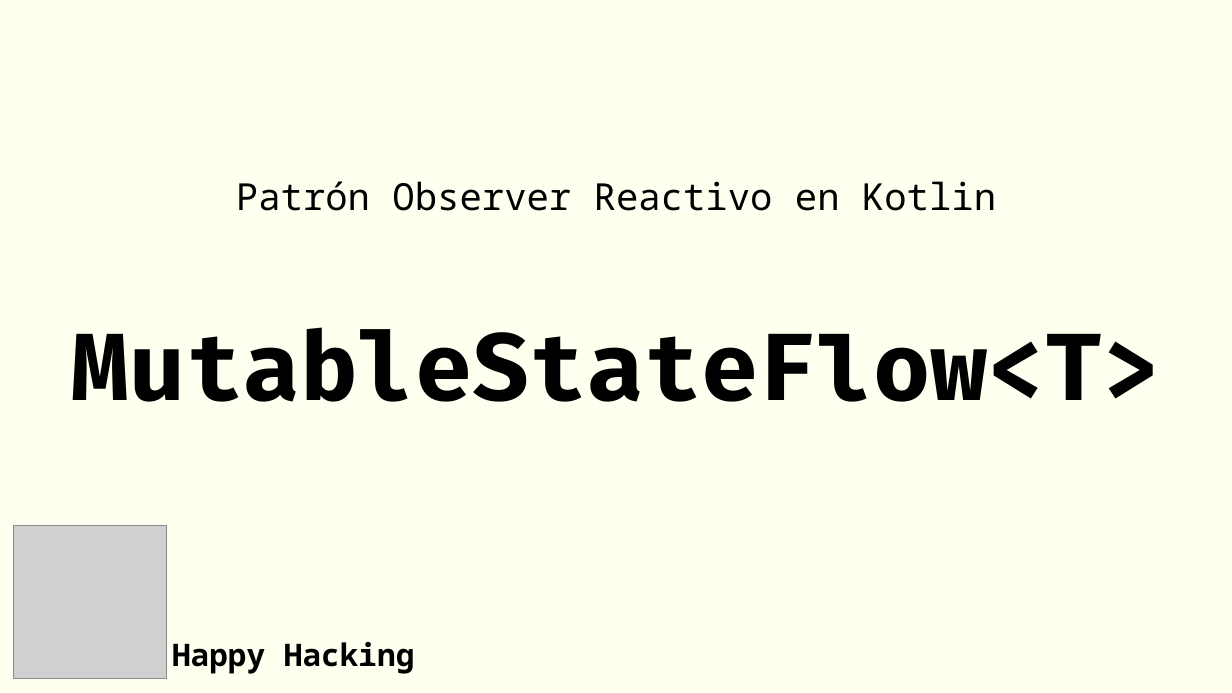
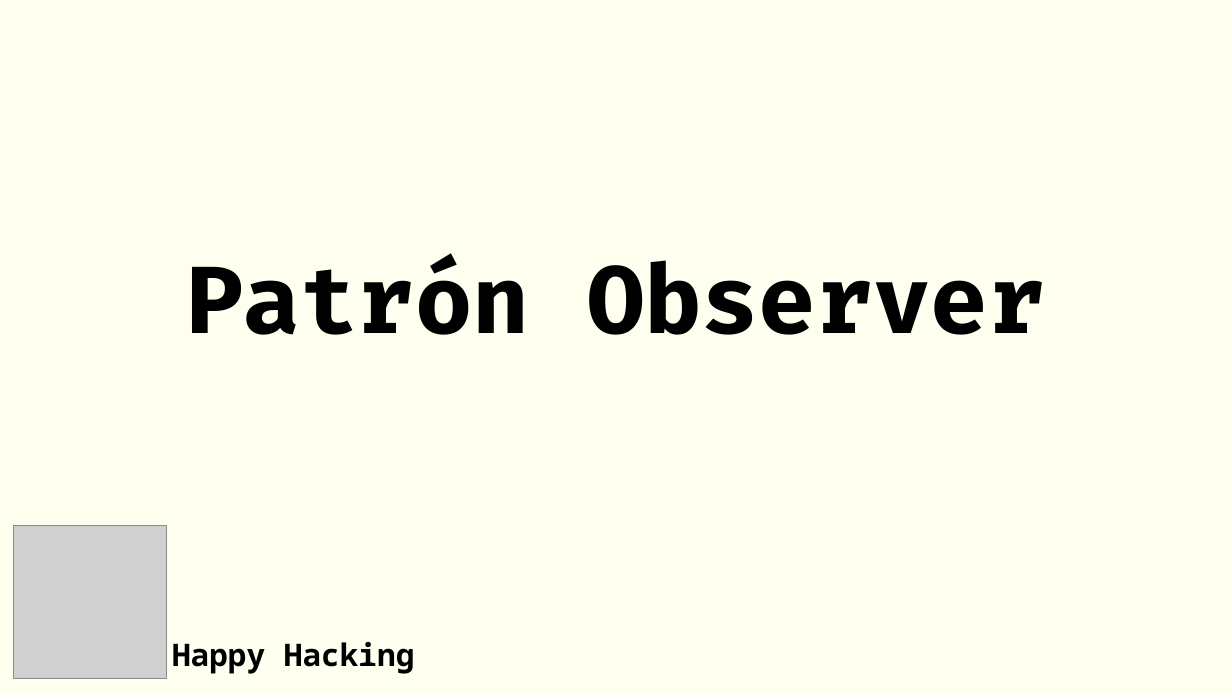
Before and after one commit to rgmf/psp, a slide deck: slide 1 of ut/02_programacion_multihilo/presentacion/mutable_state_flow.odp. Drawn at 1232x693 pixels with LibreOffice and Linux fonts; fonts in the diff are those of the drawing; grey boxes stand for pictures. Boxes give left, top, right and bottom in pixels: in the first picture for what was removed or moved away, otherwise in the second. Text is boxed around its words. In the diff, an @@ line names an element or a change of style, - is before the commit and + after.

```diff
--- a/ut/02_programacion_multihilo/presentacion/mutable_state_flow.odp
+++ b/ut/02_programacion_multihilo/presentacion/mutable_state_flow.odp
@@ subtitle at (186,258,1045,335): text changed; size 24 to 60 pt; font Noto Sans Mono to Fira Code; bold on @@
-Patrón Observer Reactivo en Kotlin
-MutableStateFlow<T>
+Patrón Observer
```
Also in this commit, not shown: 7 slides added, 29 slides removed, 2 other files.
